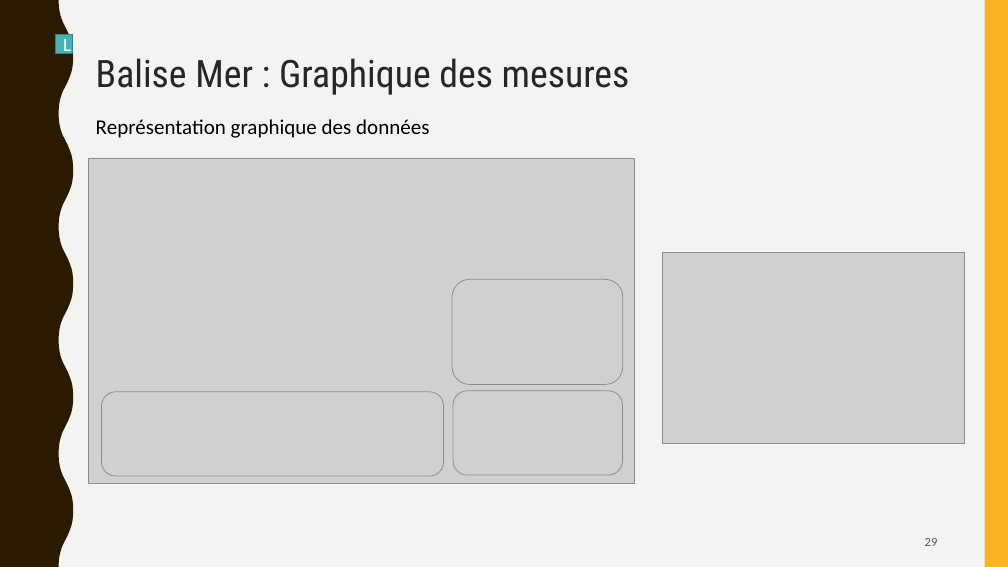
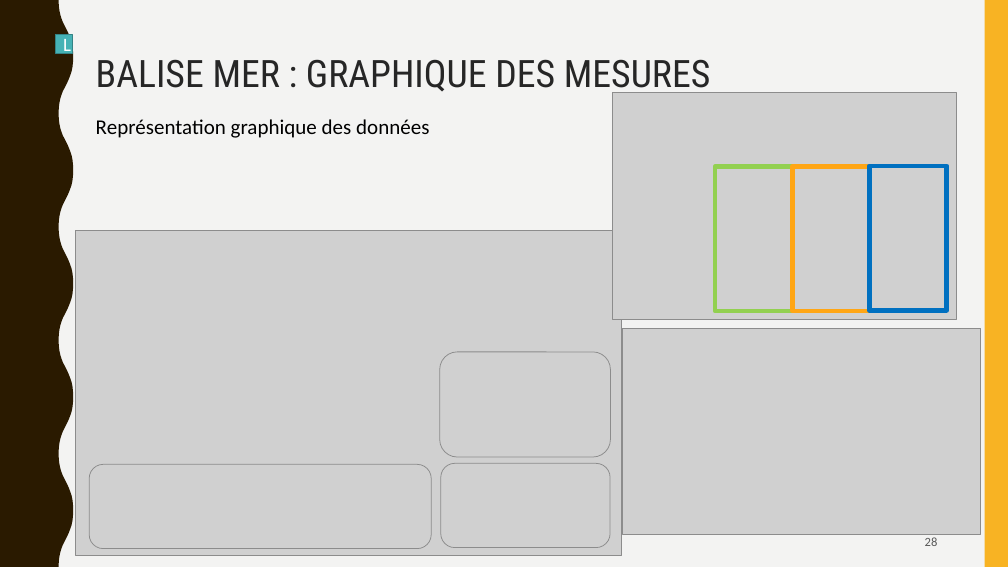
Before and after one commit to aiekick/ProjectStationMeteo, a slide deck: slide 28 of doc/StationMeteo_Soutenance_Stephane.pptx (slide 29 before the commit). Drawn at 1008x567 pixels with LibreOffice and Linux fonts; fonts in the diff are those of the drawing; grey boxes stand for pictures. Boxes give left, top, right and bottom in pixels: in the first picture for what was removed or moved away, otherwise in the second. Text is boxed around its words. In the diff, an @@ line names an element or a change of style, - is before the commit and + after.

```diff
--- a/doc/StationMeteo_Soutenance_Stephane.pptx
+++ b/doc/StationMeteo_Soutenance_Stephane.pptx
@@ text at [96, 59, 711, 96]: text changed @@
-Balise Mer : Graphique des mesures
+BALISE MER : GRAPHIQUE DES MESURES
@@ group added at [613, 92, 956, 320]: 3 rectangles, 1 picture @@
@@ picture: place and size @@
-picture at [88, 158, 634, 483]
+picture at [76, 231, 622, 556]
@@ picture removed at [662, 253, 965, 443] @@
@@ picture added at [623, 328, 982, 534] @@
@@ picture: place and size @@
-picture at [452, 280, 623, 385]
+picture at [440, 352, 611, 457]
@@ picture: place and size @@
-picture at [101, 392, 443, 476]
+picture at [89, 464, 431, 548]
@@ picture: place and size @@
-picture at [453, 391, 622, 475]
+picture at [441, 464, 610, 547]
@@ page number at [925, 537, 938, 546]: text changed @@
-29
+28
```
Also in this commit, not shown: 16 other slides changed, 2 slides added, 3 slides removed.
